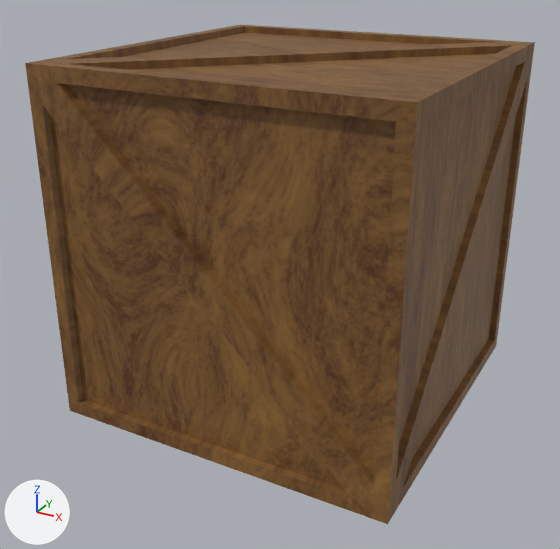
A saved change to the Blender file Blender_models/destructible_crate.blend.
Both versions are drawn from a camera (50 mm lens) standing at (1.96, -3.8, 1.58) and looking at (-0.05, -0.15, -0.25). Arrows for +X, +Y and +Z are at lower left; the lights stay in place. The first picture is the older version.
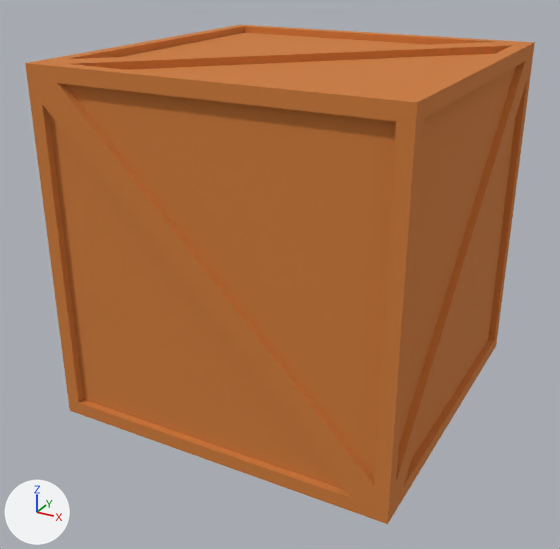
Location of each change, [x1, y1, x2, y2] in pixels of the pictures (560 x 549 px):
'Cube', surface changed (lighter)
    both: [25, 25, 535, 524]

The change, as a list of edits to the scene's bpy script:
```text
Change mat_woodmaterial:
    remove n0 = _N.new('ShaderNodeTexImage'); n0.name = 'Image Texture'
    remove n0.image = img_destructiblecratetexture
    where n2 = _N.new('ShaderNodeBsdfPrincipled'); n2.name = 'Principled BSDF.001'
    remove _L.new(n0.outputs[0], n2.inputs[0])  # 'Color' to 'Base Color'
    add n2.inputs[0].default_value = (0.624, 0.2, 0.0396, 1.0)  # 'Base Color', orange #cf7c38
    n2.inputs[2].default_value: 0.6 -> 1.0  # 'Roughness'
```
